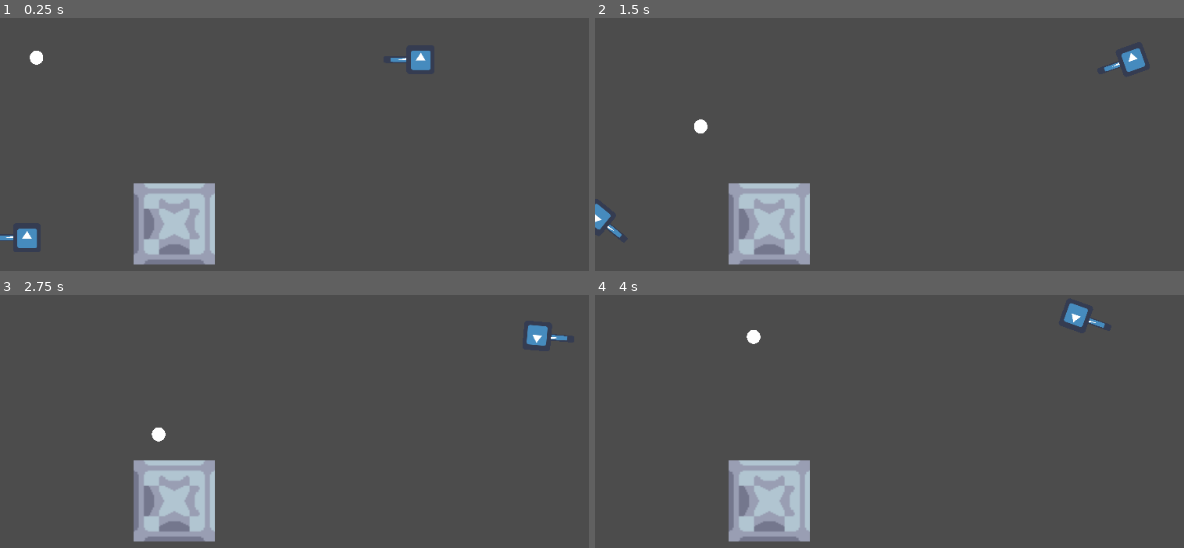
Above: before the commit, frames 1-4 (two rows, left to right).
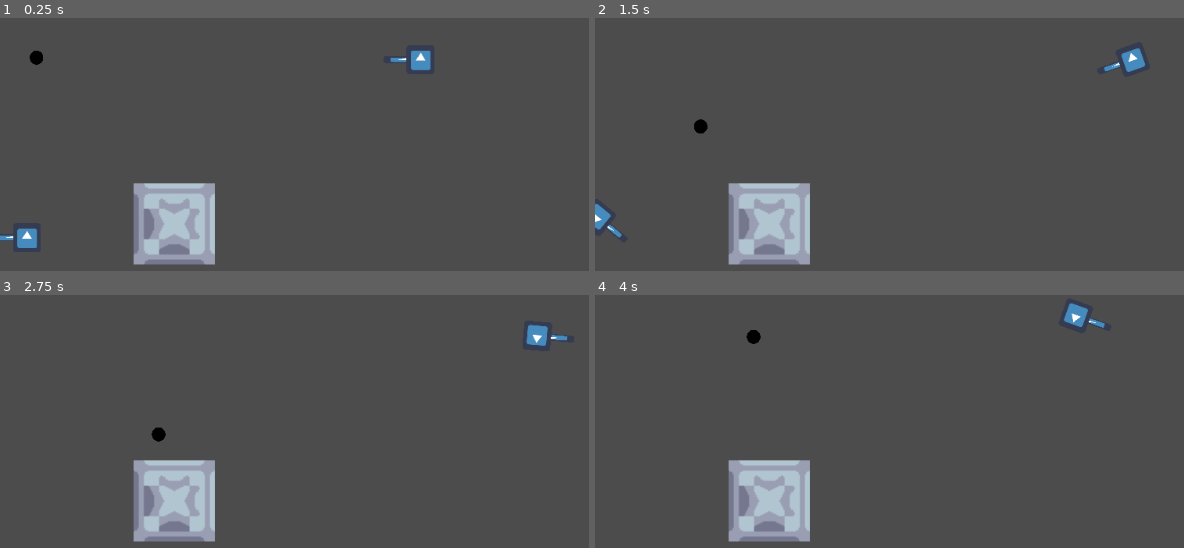
Above: after the commit, the same moments.

Repository: AsgerHB/godot-tank-battle
Game: Godot game, scene res://World.tscn
The game is run twice, just before and just after one commit, with the same random seed, the same clock (stepped at 60 frames per second) and the same inputs. The engine's default icon, where the game draws it, is replaced by a stand-in: a white triangle on a blue panel in a dark square.
Inputs:
- Up to frame 1 (0.25 s): no input
- Up to frame 2 (1.5 s): hold Right (ui_right) 0.53-1.28 s; hold S (down2) 0.53-1.28 s; tap Space (ui_select) at 0.77 s; hold Down (ui_down) from 1.28 s (still down); tap A (left2) at 1.35 s
- Up to frame 3 (2.75 s): tap Space (ui_select) at 1.52 s; tap Enter at 2 s; release Down (ui_down) at 2.03 s; hold Right (ui_right) from 2.03 s (still down); hold D (right2) from 2.03 s (still down)
- Up to frame 4 (4 s): release Right (ui_right) at 2.78 s; release D (right2) at 2.78 s; hold Up (ui_up) 2.78-3.53 s; tap W (up2) at 2.85 s; tap Space (ui_select) at 3.02, 3.77 s; hold Left (ui_left) from 3.53 s (still down); hold S (down2) from 3.53 s (still down)

The runs differ from the first frame. In frame 1, 0.1% of the frame differs, in the area x 4-8%, y 12-19%; in frame 2, 0.1%; in frame 3, 0.1%, in the area x 25-29%, y 52-59%; in frame 4, 0.1%.

Commit message:
Make bullet black

Diff:
--- a/Godot Tank Battle/Scenes/Bullet.tscn
+++ b/Godot Tank Battle/Scenes/Bullet.tscn
@@ -10,12 +10,11 @@
 position = Vector2( 220, 220 )
 scale = Vector2( 3, 3 )
 script = ExtResource( 2 )
-a = 100.0
-b = 100.0
 
 [node name="CollisionShape2D" type="CollisionShape2D" parent="."]
 shape = SubResource( 1 )
 
 [node name="Sprite" type="Sprite" parent="."]
+modulate = Color( 0, 0, 0, 1 )
 scale = Vector2( 0.0286424, 0.0297857 )
 texture = ExtResource( 1 )
